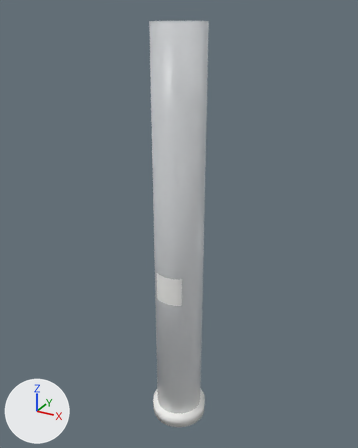
Renders of the glTF model public/models/pen_body.glb from each side of a commit.
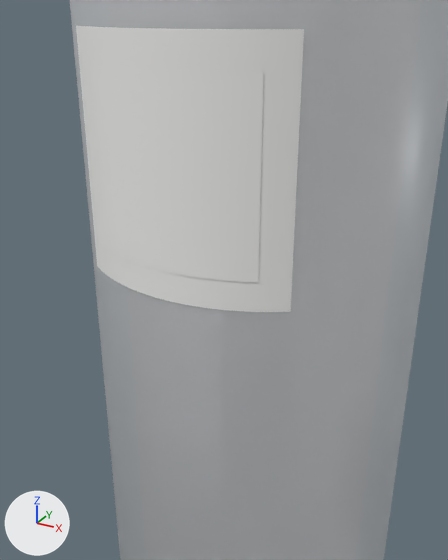
Each version appears first whole from a 50 mm lens placed at (0.0566, -0.1028, 0.1131), pointed at (-0.0012, 0.0021, 0.0606), and next in a close-up from a 50 mm lens placed at (0.0102, -0.0213, 0.0495), pointed at (0.002, -0.0064, 0.0421). Arrows for +X, +Y and +Z are at lower left; the lights stay in place. The older version's two pictures come first. Where no turn or scale is listed for an object, it has been applied to the vertices.

Names of what the first close-up shows: 'body_core', 'dm_field', 'dm_mark'.
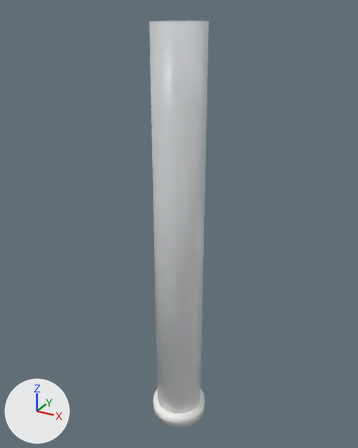
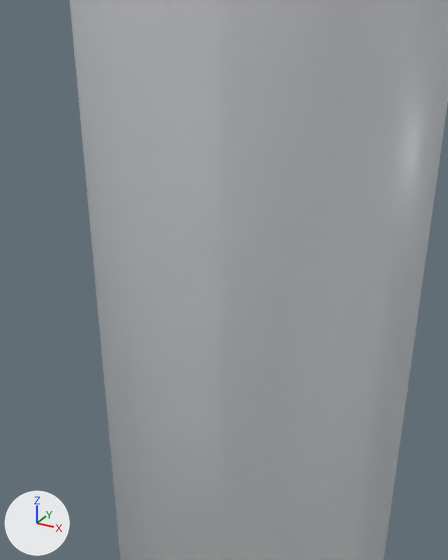
Boxes [x1, y1, x2, y2] around the edits, measured in the close-ups (448 x 560 px):
'dm_mark', deleted
    before: [89, 62, 263, 282]
'dm_field', deleted
    before: [76, 26, 304, 312]

Patch to the scene script:
```diff
--- a/public/models/pen_body.glb.py
+++ b/public/models/pen_body.glb.py
@@ ob_dm_field @@
-ob_dm_field = bpy.data.objects.new('dm_field', me_grid)
-ob_dm_field.location = (0.0, 0.0, 0.0)
@@ ob_dm_mark @@
-ob_dm_mark = bpy.data.objects.new('dm_mark', me_grid_001)
-ob_dm_mark.location = (0.0, 0.0, 0.0)
```
